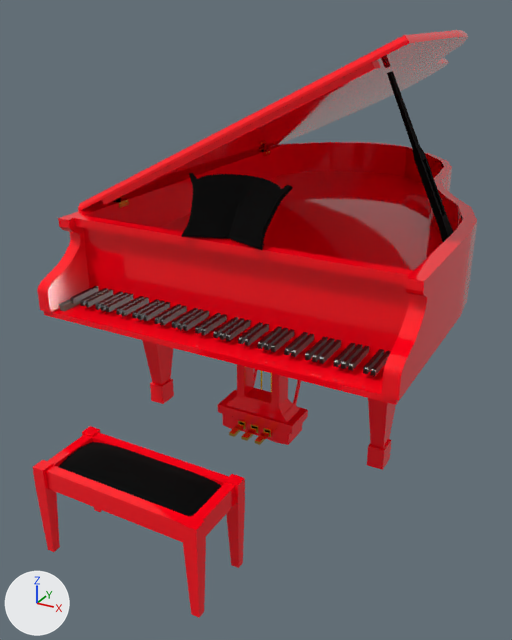
Renders of the glTF model public/models/czerwony-polysk.glb from each side of a commit.
Rendered twice from a 50 mm camera at (4.89, -9.11, 7.72) aimed at (-0.61, 0.89, 2.72). Lighting does not change. The marker at lower left points along +X, +Y and +Z. The first picture is the older version. Where no turn or scale is listed for an object, it has been applied to the vertices.
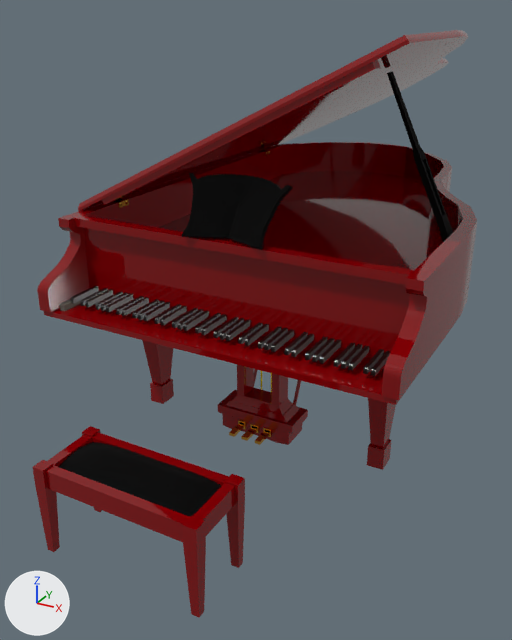
The change, as a list of edits to the scene's bpy script:
```text
Change mat_material_001:
    mat_material_001.base_color: (1.0, 0.000672, 0.00903) -> (0.226, 0.0, 0.00126)  # red #ff0218 -> red #830004
```

Where the change shows, as pixel boxes (x1, y1, x2, y2) in the pictures (512 x 640 px):
'Plane', recoloured (darker)
    both: (37, 142, 477, 470)
'Plane.002', recoloured (darker)
    both: (78, 30, 468, 211)
'Plane.004', recoloured (darker)
    both: (33, 426, 245, 618)
'Cylinder.001', recoloured
    both: (254, 369, 301, 405)
